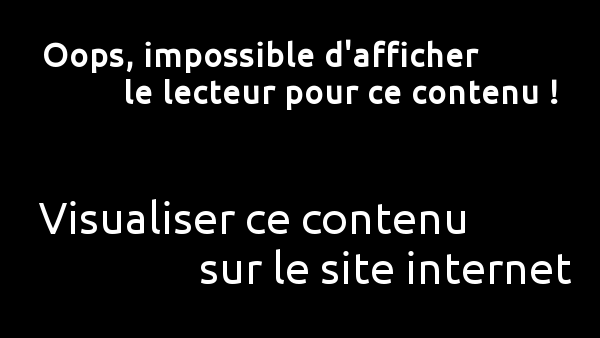
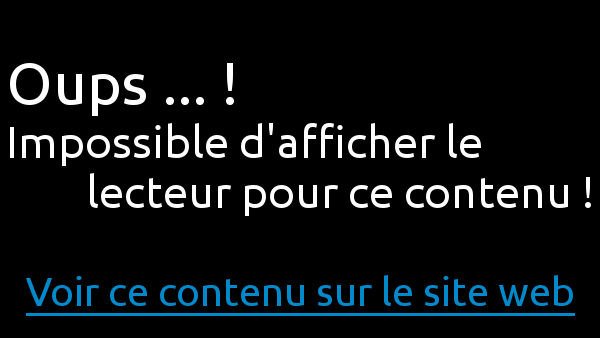
Layer changes from the first 600×338 image to the second:
removed layer "Visualiser ce contenu ..." over [39, 199, 571, 284]
renamed "Oops, impossible d'afficher ..." to "Oups ... ! ...", painted on it over [10, 39, 591, 216]
added layer "Voir ce contenu sur le site we..." above "Arrière-plan" over [26, 275, 575, 316]
